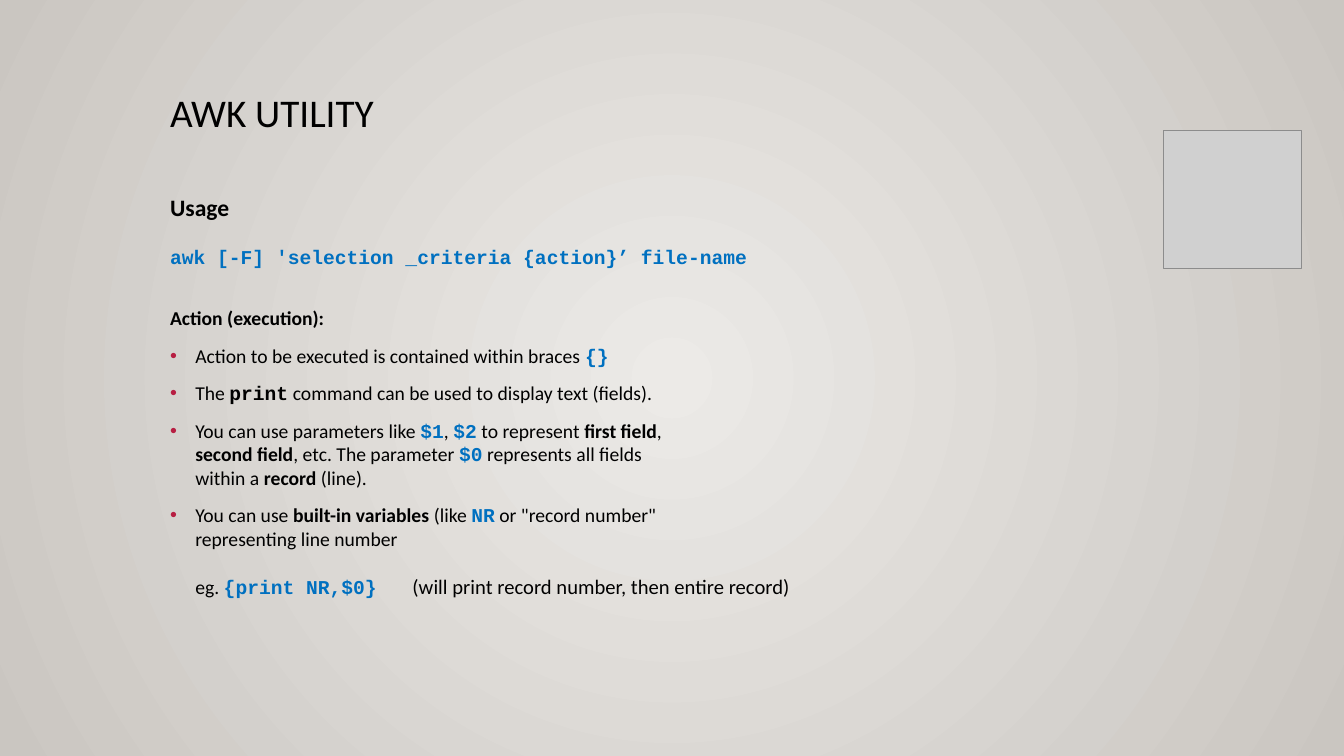
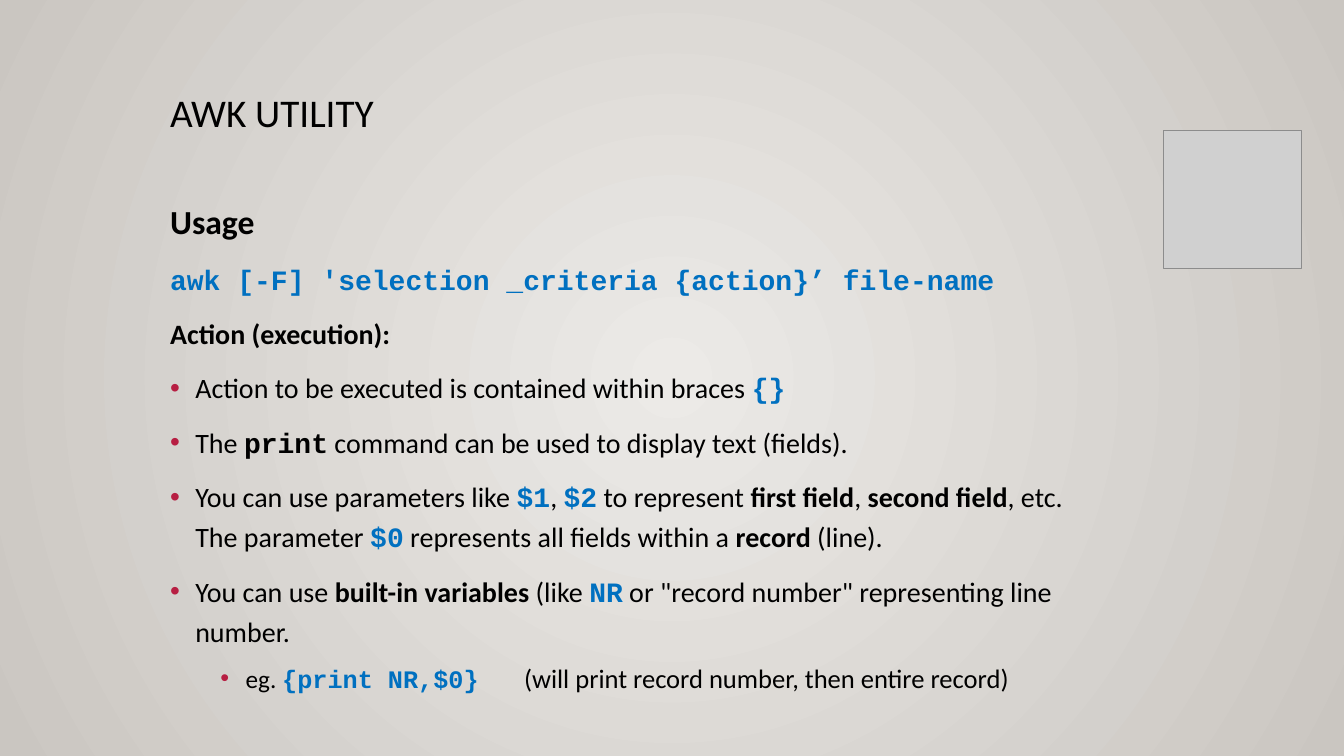
Before and after one commit to ULI101/slides, a slide deck: slide 7 of ULI101-10.2.pptx. Drawn at 1344x756 pixels with LibreOffice and Linux fonts; fonts in the diff are those of the drawing; grey boxes stand for pictures. Boxes give left, top, right and bottom in pixels: in the first picture for what was removed or moved away, otherwise in the second. Text is boxed around its words. In the diff, an @@ line names an element or a change of style, - is before the commit and + after.

```diff
--- a/ULI101-10.2.pptx
+++ b/ULI101-10.2.pptx
@@ text at (170, 212, 994, 296): text changed; size 14 to 20 pt @@
-Usage
-awk [-F] 'selection _criteria {action}’ file-name
+Usage
+awk [-F] 'selection _criteria {action}’ file-name
@@ text at (170, 323, 1063, 552): size 14 to 20 pt in "Action (execution):", "Action to be executed is contained within ...", "The print command can be used to ...", "You can use parameters like $1, $2 ..."; line spacing 1 to 1.2 @@
@@ text at (195, 581, 1051, 694): text changed; size 14 to 20 pt @@
-• You can use built-in variables (like NR or "record number"
-  representing line number
-  eg. {print NR,$0} (will print record number, then entire record)
+• You can use built-in variables (like NR or "record number" representing line number.
+  • eg. {print NR,$0} (will print record number, then entire record)
```
Also in this commit, not shown: 18 other slides changed, 3 other files.
